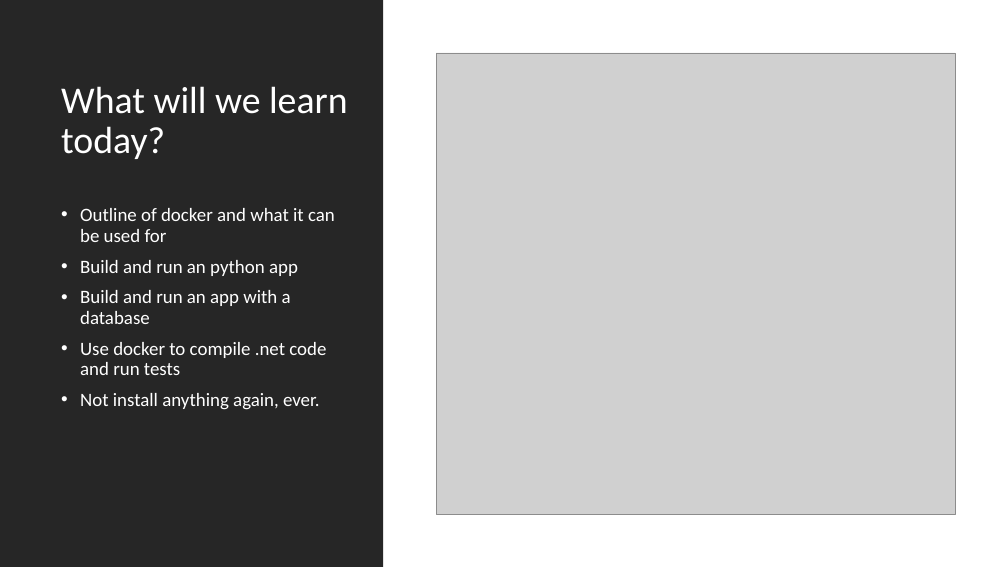
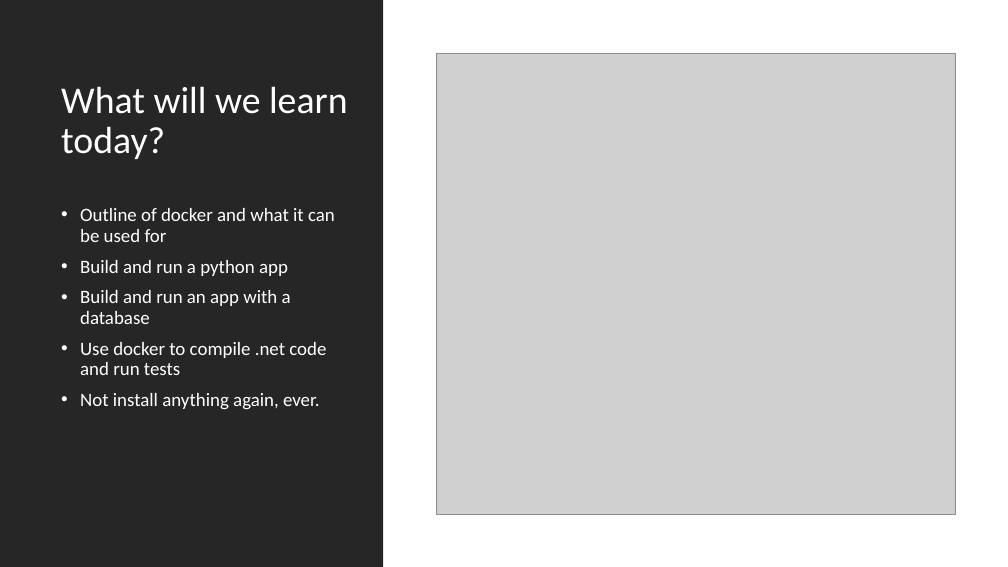
Before and after one commit to pavlosmcg/docker101, a slide deck: slide 2 of Docker 101.pptx. Drawn at 1008x567 pixels with LibreOffice and Linux fonts; fonts in the diff are those of the drawing; grey boxes stand for pictures. Boxes give left, top, right and bottom in pixels: in the first picture for what was removed or moved away, otherwise in the second. Text is boxed around its words. In the diff, an @@ line names an element or a change of style, - is before the commit and + after.

```diff
--- a/Docker 101.pptx
+++ b/Docker 101.pptx
@@ text at (80,260,288,276): text changed @@
-• Build and run an python app
+• Build and run a python app
```
Also in this commit, not shown: 4 other slides changed.
